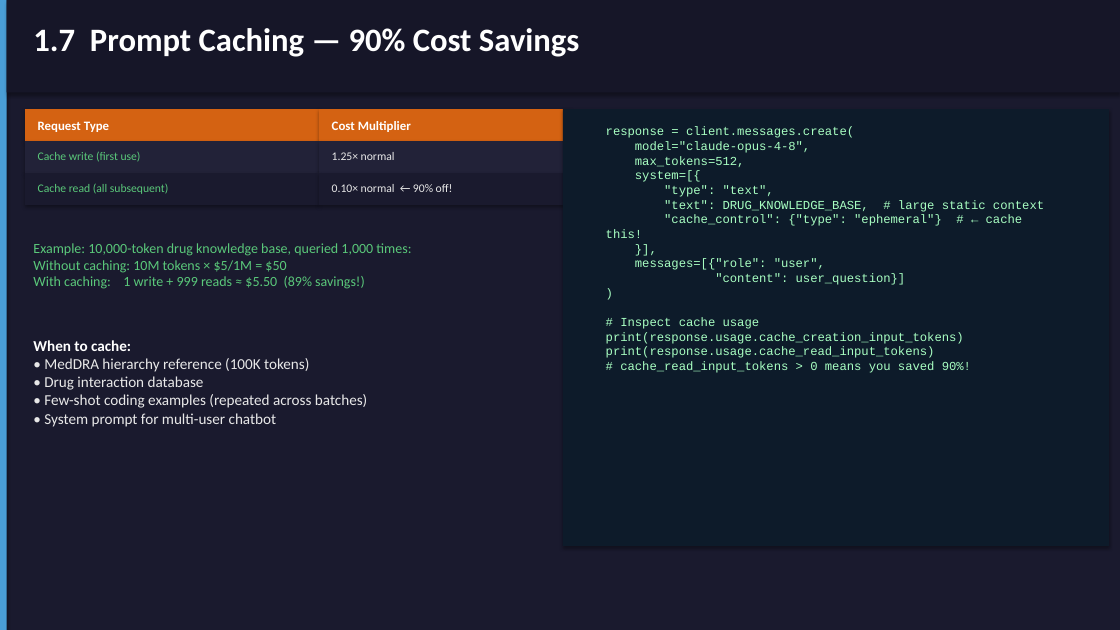
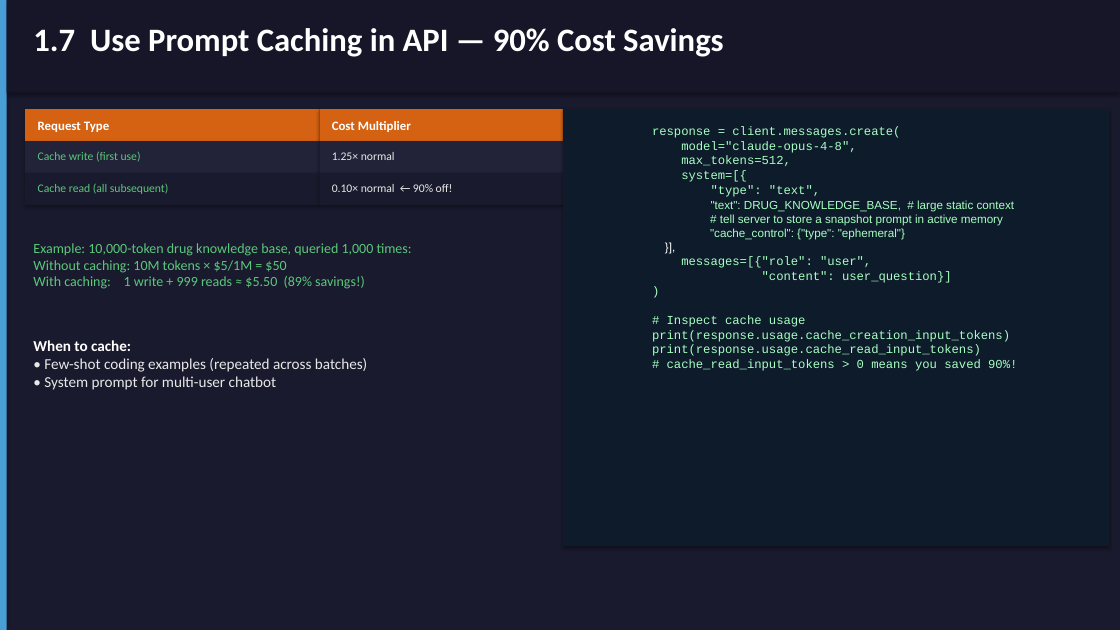
Before and after one commit to bcqguo/claude_4_public_health, a slide deck: slide 11 of Claude_Model_Usage_Lecture.pptx. Drawn at 1120x630 pixels with LibreOffice and Linux fonts; fonts in the diff are those of the drawing. Boxes give left, top, right and bottom in pixels: in the first picture for what was removed or moved away, otherwise in the second. Text is boxed around its words. In the diff, an @@ line names an element or a change of style, - is before the commit and + after.

```diff
--- a/Claude_Model_Usage_Lecture.pptx
+++ b/Claude_Model_Usage_Lecture.pptx
@@ text at <box>33,28,723,57</box>: text changed @@
-1.7 Prompt Caching — 90% Cost Savings
+1.7 Use Prompt Caching in API — 90% Cost Savings
@@ text "response = client.messages.create(": place and size @@
-text "response = client.messages.create(" at <box>606,126,1044,373</box>
+text "response = client.messages.create(" at <box>652,126,1017,371</box>
@@ text at <box>711,200,1015,211</box>: size 10.5 to 10 pt, font Courier New to Arial in ""text": DRUG_KNOWLEDGE_BASE, # large static context", "}],"; text colour #A8FFC2 to #FFFFFF in "}]," @@
@@ text at <box>710,214,1003,240</box>: text changed; size 10.5 to 10 pt; font Courier New to Arial @@
-"cache_control": {"type": "ephemeral"} # ← cache this!
+# tell server to store a snapshot prompt in active memory
+"cache_control": {"type": "ephemeral"}
@@ text at <box>44,358,309,390</box>: paragraphs removed @@
-• MedDRA hierarchy reference (100K tokens)
-• Drug interaction database
```
Also in this commit, not shown: 8 other slides changed, 3 slides removed.
